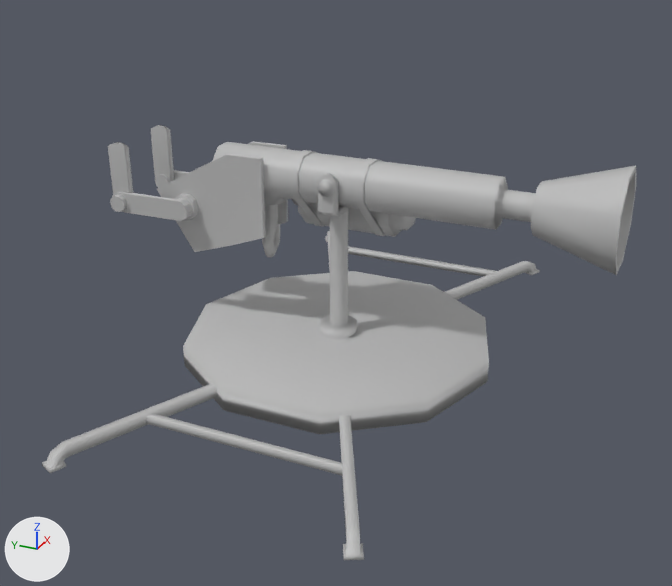
Two versions of the FBX model RaiderRoad/Assets/Art/Models/Car Weapons/FlameThrower.fbx, one commit apart.
Camera for both pictures: a 50 mm camera at (-1.49, -1.6, 1.45) aimed at (0.9, -0.53, 0.25). The lights are fixed; the arrows at lower left show +X, +Y and +Z. Where no turn or scale is listed for an object, it has been applied to the vertices.

The first picture shows 'Back_Strap', 'Base', 'Base_Connector', 'Body', 'Bolt_L', 'Bolt_R', 'Butt_L', 'Butt_R', 'Chord', 'Front_Strap', 'Gas_Tank', 'Handle_L', 'Handle_R', 'Holder', 'Main_Bolt', 'Section1_L', 'Section1_R'.
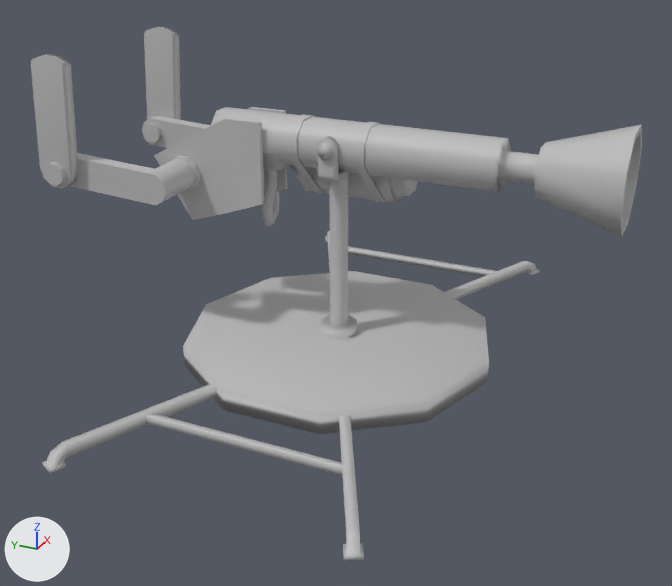
Commit message: new flame handles

What differs and where, as boxes (x1, y1, x2, y2) in the pictures (672 x 586 px):
'Body', moved: before (213, 142, 636, 275); after (211, 107, 642, 237)
'Butt_R', moved: before (157, 154, 266, 252); after (154, 118, 265, 220)
'Handle_R', mesh turned, moved: before (108, 142, 133, 195); after (30, 54, 79, 189)
'Section1_R', reshaped, moved: before (112, 192, 199, 221); after (69, 153, 201, 205)
'Handle_L', mesh turned, moved: before (150, 125, 174, 182); after (144, 26, 181, 120)
'Gas_Tank', moved: before (291, 199, 416, 237); after (290, 165, 418, 203)
'Front_Strap', moved: before (354, 158, 385, 236); after (354, 122, 386, 203)
'Back_Strap', moved: before (289, 150, 323, 226); after (288, 114, 323, 194)
'Holder', moved: before (318, 173, 348, 217); after (318, 137, 349, 181)
'Chord', moved: before (262, 205, 280, 258); after (261, 170, 280, 226)
'Section1_L', moved: before (174, 170, 189, 180); after (142, 116, 211, 148)
'Butt_L', moved: before (183, 141, 288, 224); after (248, 107, 287, 192)
'Bolt_R', moved: before (110, 194, 127, 212); after (44, 162, 66, 186)
'Main_Bolt', moved: before (317, 179, 335, 197); after (317, 142, 335, 160)
'Bolt_L', moved: before (155, 174, 170, 188); after (142, 123, 162, 143)

The edits, one by one:
me_mesh_003 has 24 vertices, 22 faces and spans x 0.0..0.018, y -0.035..0.035, z -0.142..0.082.
me_mesh_003 is used by ob_handle_l; location (1.094, 0.219, 0.566).
me_mesh_003 part 3: the whole mesh is turned 3.8 degrees about the x axis through its middle and scaled by 1.8, then moved by (0.007, 0.003, 0.191).
me_mesh_002 has 24 vertices, 22 faces and spans x 0.0..0.018, y -0.035..0.035, z -0.142..0.082.
me_mesh_002 is used by ob_handle_r; location (0.857, 0.219, 0.566).
me_mesh_002 part 1: the whole mesh is turned 3.8 degrees about the x axis through its middle and scaled by 1.8, then moved by (0.007, 0.003, 0.191).
me_mesh_001 is used by ob_section1_r; location (0.878, 0.103, 0.457).
me_mesh_001 had 71 vertices, 69 faces and spanned x -0.032..0.032, y -0.148..0.148, z -0.04..0.042.
me_mesh_001 now has 71 vertices, 69 faces and spans x -0.163..0.032, y -0.162..0.273, z -0.061..0.062.
me_mesh_001 part 2: 71 of 71 vertices moved; they spanned x -0.032..0.032, y -0.148..0.148, z -0.04..0.042 and now span x -0.163..0.032, y -0.162..0.273, z -0.061..0.062; mean shift (-0.066, 0.031, -0.001); largest move (-0.032, 0.148, -0.001) -> (-0.163, 0.273, 0.016).
Object 'Butt_R' (ob_butt_r) moves from (0.91, -0.082, 0.473) to (0.91, -0.082, 0.584).
Object 'Handle_L' (ob_handle_l) moves from (1.094, 0.219, 0.566) to (1.258, 0.31, 0.581).
Object 'Main_Bolt' (ob_main_bolt) moves from (0.916, -0.496, 0.586) to (0.916, -0.496, 0.697).
Object 'Bolt_R' (ob_bolt_r) moves from (0.857, 0.218, 0.456) to (0.722, 0.317, 0.588).
Object 'Front_Strap' (ob_front_strap) moves from (0.988, -0.593, 0.58) to (0.988, -0.593, 0.692).
Object 'Body' (ob_body) moves from (0.988, -0.496, 0.58) to (0.988, -0.496, 0.692).
Object 'Chord' (ob_chord) moves from (0.988, -0.263, 0.467) to (0.988, -0.263, 0.578).
Object 'Bolt_L' (ob_bolt_l) moves from (1.112, 0.218, 0.456) to (1.251, 0.327, 0.588).
Object 'Holder' (ob_holder) moves from (0.988, -0.496, 0.482) to (0.988, -0.496, 0.594).
Object 'Gas_Tank' (ob_gas_tank) moves from (1.136, -0.487, 0.486) to (1.136, -0.487, 0.597).
Object 'Butt_L' (ob_butt_l) moves from (1.066, -0.082, 0.473) to (1.066, -0.082, 0.584).
Object 'Handle_R' (ob_handle_r) moves from (0.857, 0.219, 0.566) to (0.681, 0.31, 0.581).
Object 'Section1_L' (ob_section1_l) moves from (1.121, -3.252, -0.347) to (1.162, 0.159, 0.576).
Object 'Back_Strap' (ob_back_strap) moves from (0.988, -0.378, 0.58) to (0.988, -0.378, 0.692).
Object 'Section1_R' (ob_section1_r) moves from (0.878, 0.103, 0.457) to (0.878, 0.103, 0.576).
